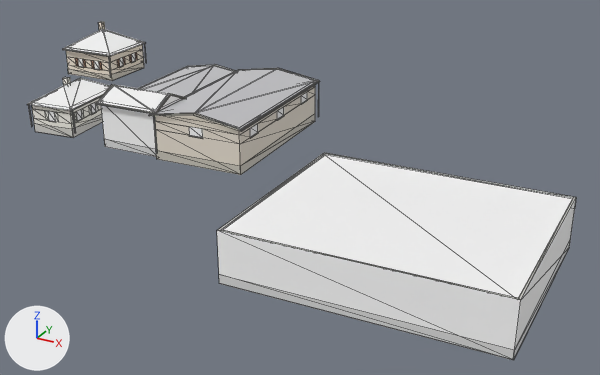
The glTF model world/buildings/b_24_5.glb: old version first, new version second.
Both versions are drawn from a 50 mm camera at (6401.3, -1387.3, 383.1) aimed at (6356.8, -1306.5, 342.7). Every picture has the same lights, and +X, +Y and +Z are marked at lower left. The older version comes first. Mesh edges are drawn as thin lines. Vertices at exactly the same position are counted once.

In view in the first picture: 'bld'.
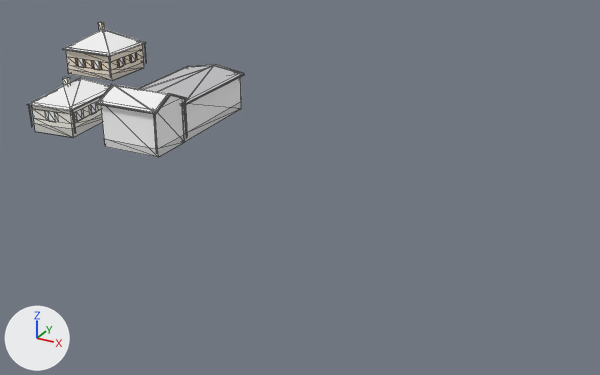
Changed parts and their boxes (x1, y1, x2, y2) in the pictures (600 x 375 px):
'bld', reshaped (60% narrower, 60% shorter): before (27, 21, 576, 360); after (27, 21, 244, 157)
part 1 of me_bld, deleted: before (148, 68, 576, 360)

The change, as a list of edits to the scene's bpy script:
```text
Change me_bld:
    used by ob_bld; location = (0.0, 0.0, 0.0)
    remove me_bld.from_pydata(...)  # 920 vertices, 678 faces; spans x 6304.6..6390.2, y -1335.2..-1281.2, z 345.7..353.6
    add me_bld.from_pydata(...)  # 710 vertices, 510 faces; spans x 6304.6..6341.2, y -1314.0..-1281.2, z 345.8..353.6
    me_bld part 1: 31 loose pieces with 210 vertices, spanning x 6339.0..6390.2, y -1335.2..-1291.5, z 345.7..352.5, are deleted
```
